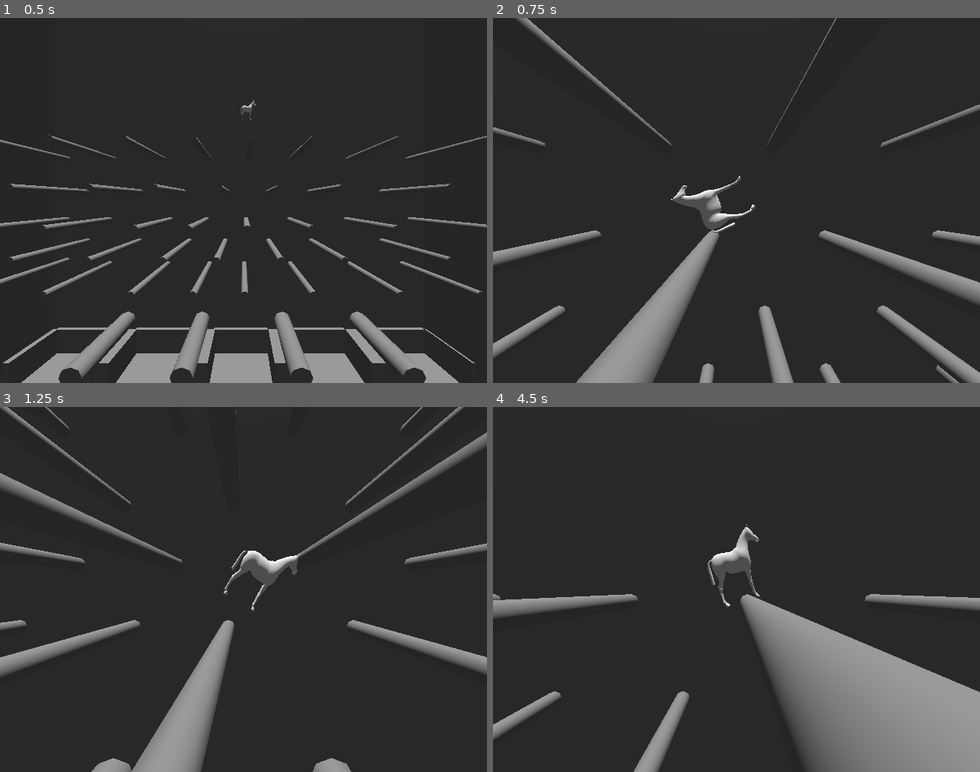
Above: before the commit, frames 1-4 (two rows, left to right).
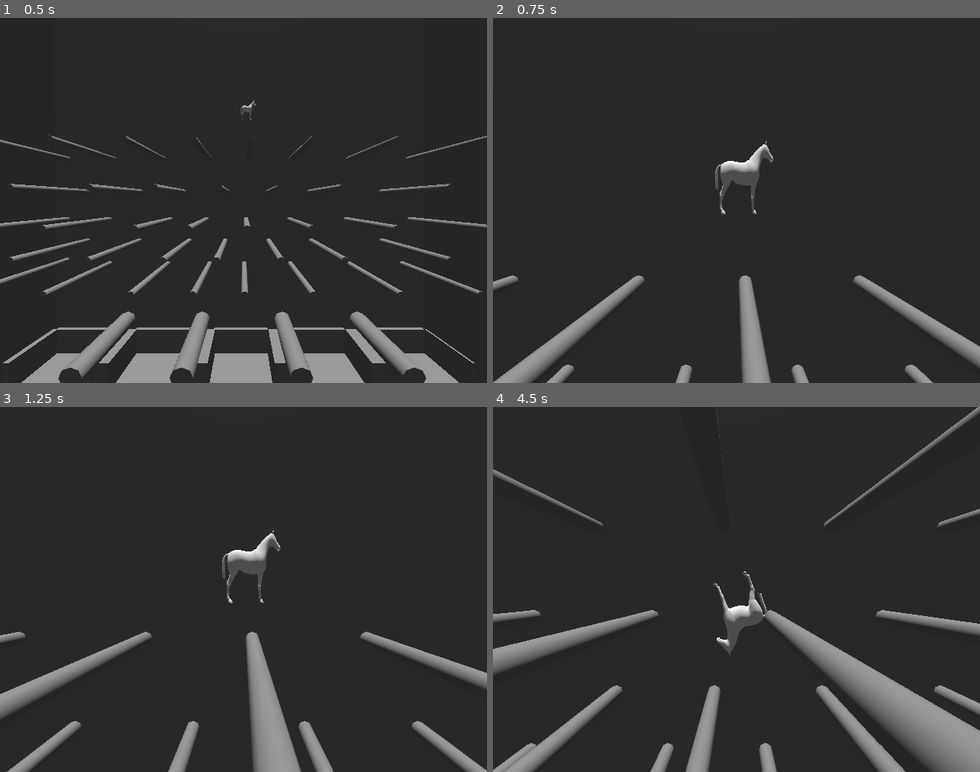
Above: after the commit, the same moments.

Repository: lukewhitingdev/gamejam-Bradys-Day-Out
Game: Godot game, scene res://Maps/Plinko.tscn
Two runs of this game, one before a commit and one after it. Both use one fixed random seed, a clock stepped at 60 frames per second and the inputs below. This scene is started directly instead of the project's main scene.
Inputs (mouse positions are in pixels of both pictures, inside the frame that each line leads up to):
- Up to frame 1 (0.5 s): no input
- Up to frame 2 (0.75 s): tap Enter at 0.5 s; move the mouse to (843, 182) at 0.52 s; press the mouse at (843, 182) at 0.53 s; hold D (move_right) from 0.53 s (still down)
- Up to frame 3 (1.25 s): keep holding D (move_right)
- Up to frame 4 (4.5 s): move the mouse to (639, 607) at 1.27 s; release D (move_right) at 1.28 s; release the mouse at (639, 607) at 1.28 s; hold A (move_left) 1.28-2.03 s; right-click (639, 607) at 1.35 s; move the mouse to (785, 509) at 2.02 s; hold Space (start_game) 2.03-2.78 s; hold D (move_right) 2.03-3.53 s; move the mouse to (712, 662) at 2.77 s; click (712, 662) at 2.85 s; move the mouse to (882, 644) at 3.52 s; hold Right mouse button (Right_Click) 3.53-4.28 s; hold A (move_left) from 3.53 s (still down); move the mouse to (590, 534) at 4.27 s; tap Space (start_game) at 4.35 s

Frame 1 is identical in both runs. In frame 2, 15% of the frame differs, in the area x 0-100%, y 0-100%; in frame 3, 15%; in frame 4, 19%.

Commit message:
Update Plinko.tscn

Diff:
--- a/app/chopchop/Maps/Plinko.tscn
+++ b/app/chopchop/Maps/Plinko.tscn
@@ -227,7 +227,7 @@
 
 [node name="PlinkoHorse" parent="." unique_id=623002710 instance=ExtResource("2_vimka")]
 transform = Transform3D(2, 0, 0, 0, 2, 0, 0, 0, 2, 6.2030816, 21.900288, 0.6655054)
-Gravity = 50.0
+Gravity = 0.5
 BeginCameraPosition = Vector3(6, 15, 20)
 
 [node name="HorseSpawn" type="Marker3D" parent="." unique_id=1212244627]
